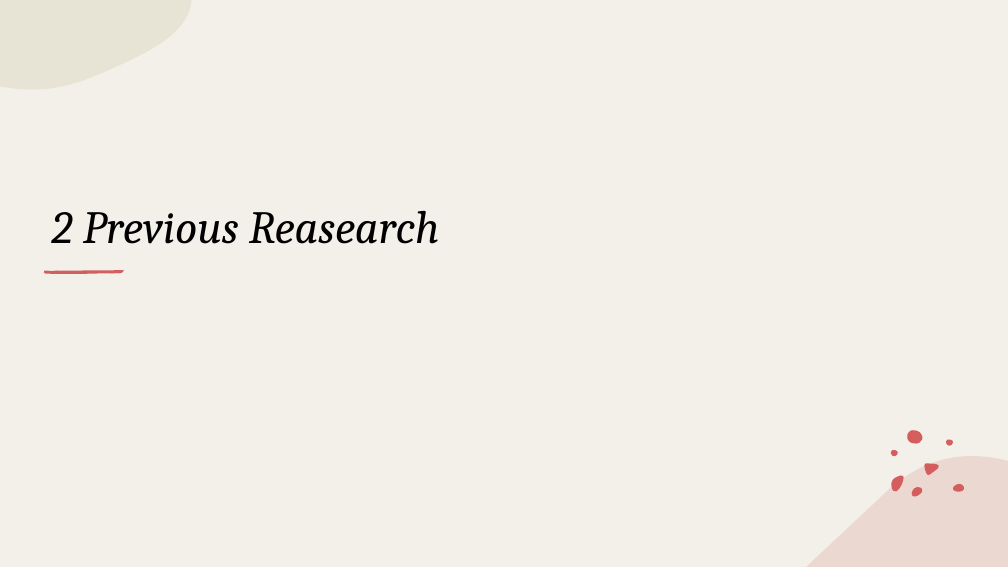
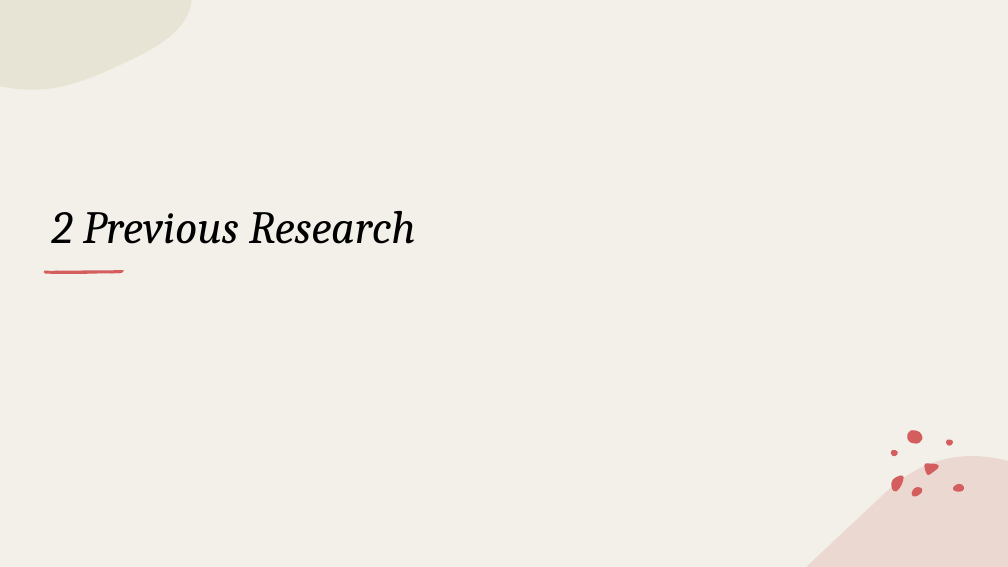
Before and after one commit to EdouarddDw/MLP-Interaction-Detection, a slide deck: slide 4 of mid term prezsention.pptx. Drawn at 1008x567 pixels with LibreOffice and Linux fonts; fonts in the diff are those of the drawing. Boxes give left, top, right and bottom in pixels: in the first picture for what was removed or moved away, otherwise in the second. Text is boxed around its words. In the diff, an @@ line names an element or a change of style, - is before the commit and + after.

```diff
--- a/mid term prezsention.pptx
+++ b/mid term prezsention.pptx
@@ title at bbox=[51, 211, 416, 244]: text changed @@
-2 Previous Reasearch
+2 Previous Research
```
Also in this commit, not shown: 5 other slides changed, 12 slides added, 7 slides removed, 3 other files.
